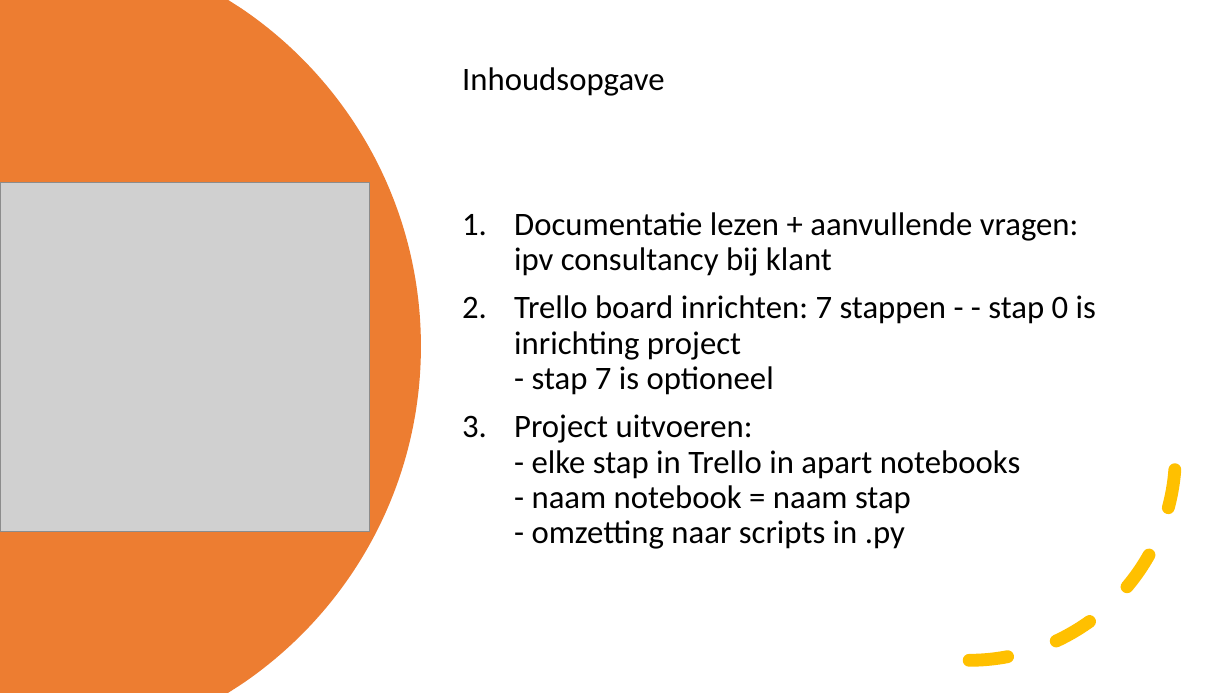
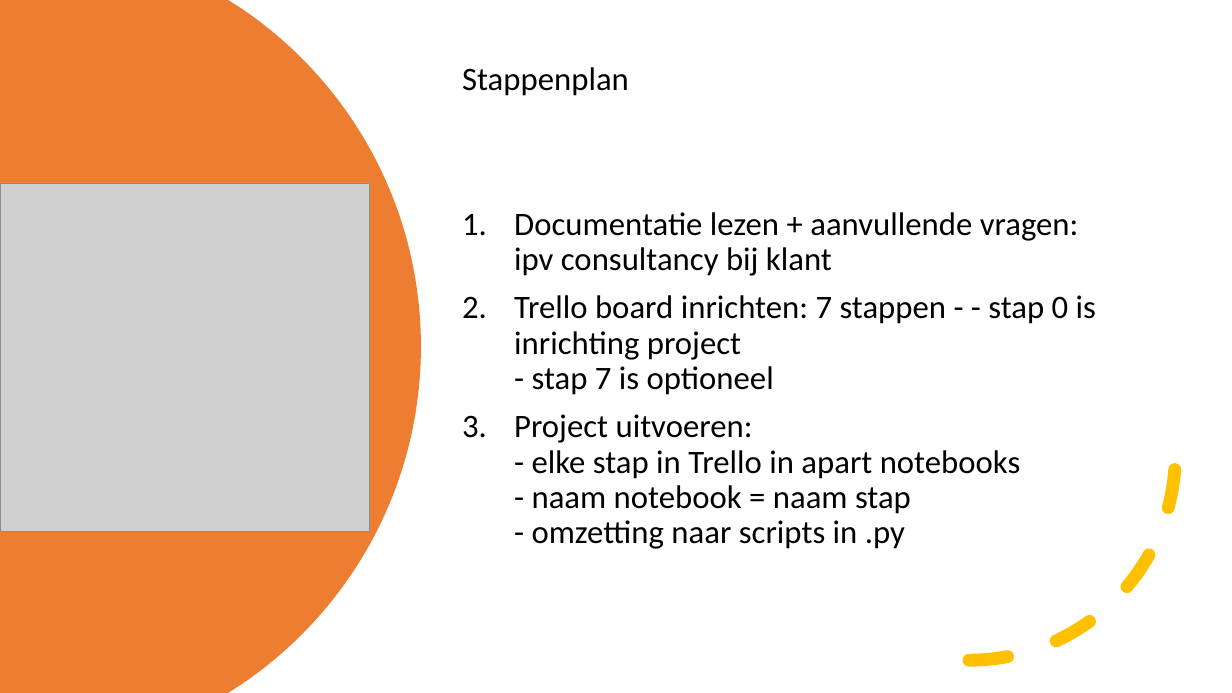
Before and after one commit to HansHR2023/p1, a slide deck: slide 3 of advies/Presentatie p1.pptx (slide 2 before the commit). Drawn at 1232x693 pixels with LibreOffice and Linux fonts; fonts in the diff are those of the drawing; grey boxes stand for pictures. Boxes give left, top, right and bottom in pixels: in the first picture for what was removed or moved away, otherwise in the second. Text is boxed around its words. In the diff, an @@ line names an element or a change of style, - is before the commit and + after.

```diff
--- a/advies/Presentatie p1.pptx
+++ b/advies/Presentatie p1.pptx
@@ text at [462,67,629,96]: text changed @@
-Inhoudsopgave
+Stappenplan
```
Also in this commit, not shown: 1 other slide changed, 3 slides added, 1 other file.
